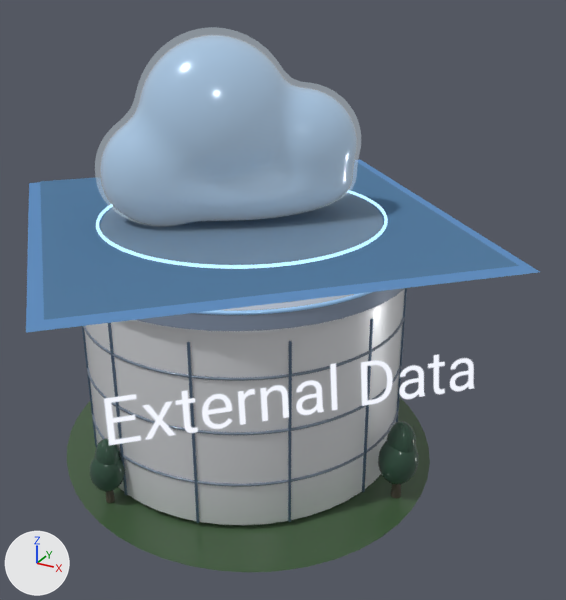
Renders of the glTF model assets/data.external-data.glb from each side of a commit.
One viewpoint serves both versions: a 50 mm lens placed at (1.45, -2.33, 1.8), pointed at (0.16, 0.01, 0.63). The axes (+X, +Y, +Z) are drawn at lower left. The lights are the same throughout. The first picture is the older version. Where no turn or scale is listed for an object, it has been applied to the vertices.
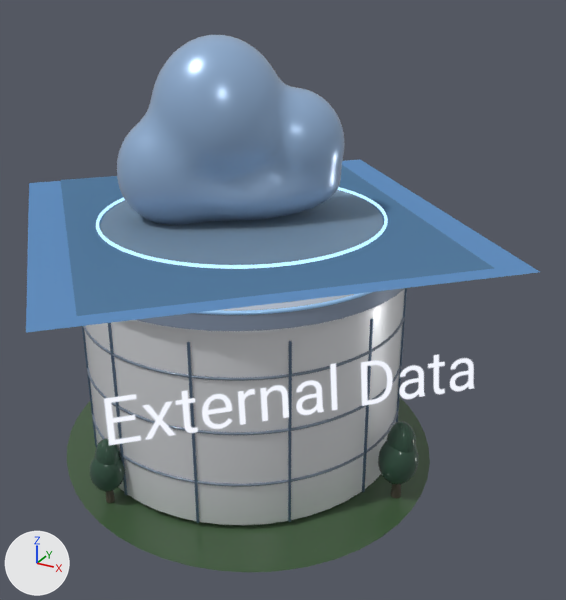
ob_cloud_sculpture is not drawn itself; it is the parent of ob_unified_sculpted_cloud, ob_mesh_35, ob_mesh_36.

Boxes (x1, y1, x2, y2) around the edits, measured in the pictures (566 x 600 px):
```json
{"object": "external-data-cloud-rim", "change": "deleted", "before": [95, 27, 361, 226], "on screen": "blue"}
{"object": "unified-sculpted-cloud", "change": "rescaled", "before": [179, 218, 269, 225], "after": [117, 35, 345, 225], "on screen": "mostly hidden before"}
{"object": "Mesh_35", "change": "rescaled", "before": [40, 163, 519, 320], "after": [61, 165, 494, 316], "on screen": "10% narrower"}
```

Scene script edits in JSON lines:
```json
{"op": "set", "path": "ob_cloud_sculpture.scale", "old": "(1.02, 1.04, 0.94)", "new": "(0.9, 1.04, 0.94)"}
{"op": "remove", "block": "ob_external_data_cloud_rim", "code": ["ob_external_data_cloud_rim = bpy.data.objects.new('external-data-cloud-rim', me_mesh_37)", "ob_external_data_cloud_rim.location = (-0.011, 0.011, 0.905)"]}
```
